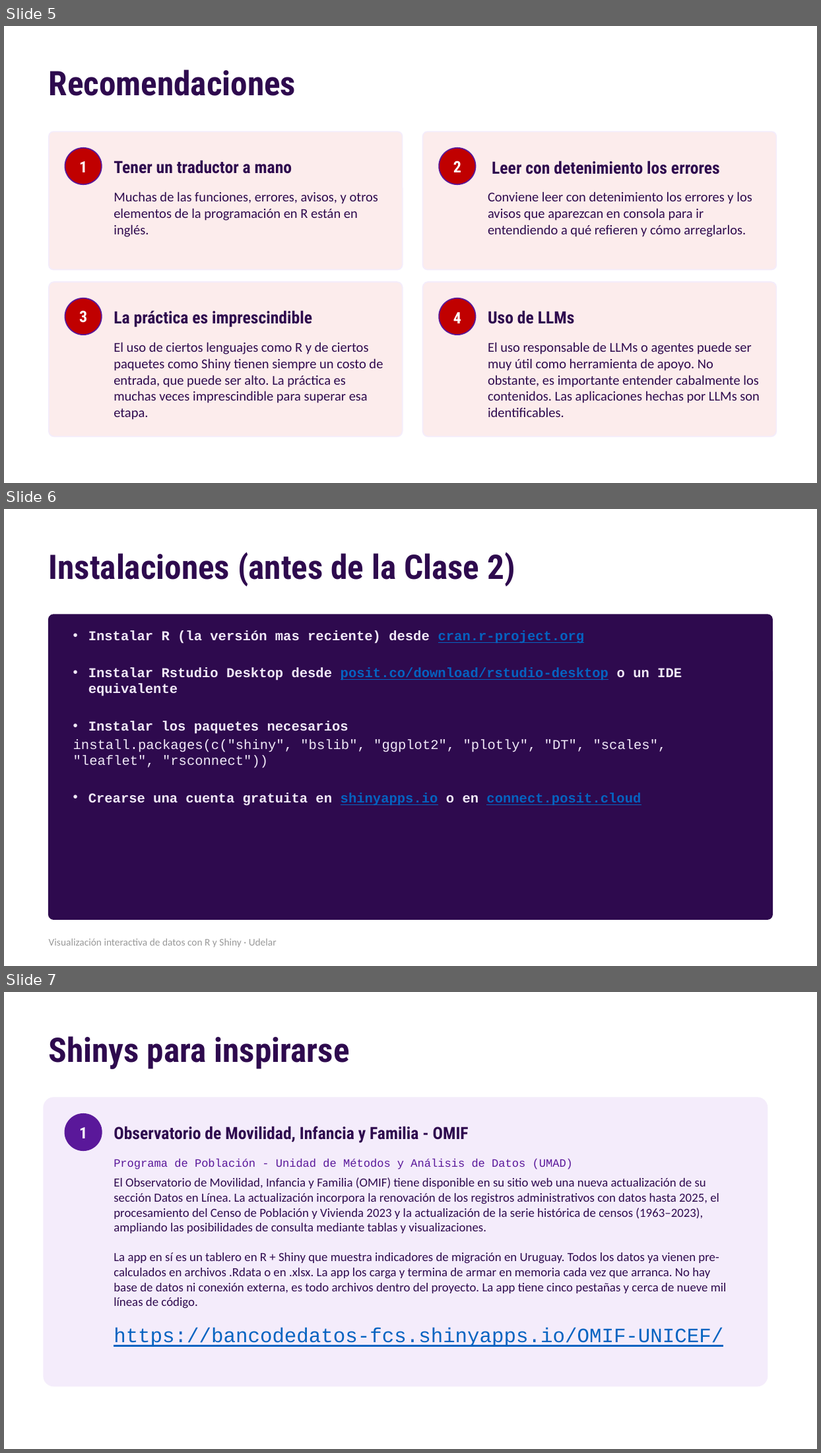
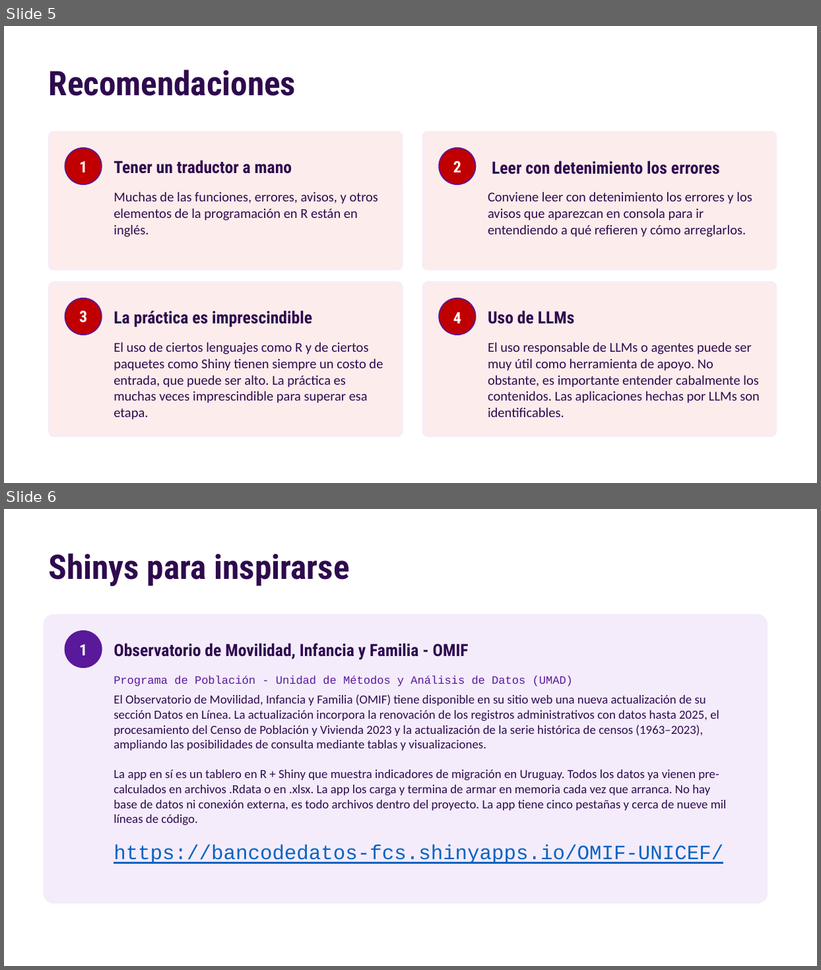
Before and after one commit to nahura99/visualizacion_datos_shiny, a slide deck: clase1/clase1.pptx. Shown one above the other, each under a label of ours: slides 5, 6 and 7 before the commit, slides 5 and 6 after it. The pictures are 821x1453 and 821x970 pixels, drawn with LibreOffice and Linux fonts; fonts in the diff are those of the drawing. Boxes give left, top, right and bottom in pixels: in the first picture for what was removed or moved away, otherwise in the second. Text is boxed around its words. In the diff, an @@ line names an element or a change of style, - is before the commit and + after.

Commit message:
Reestructurar el curso en 7 clases y una Clase Extra
- Clase 1 junta la presentación y la nivelación de la vieja 1b. La app de la
  tabla pasa al estilo del curso y se suma primeros_pasos.R.
- Clase 7 junta estética y navegación con la app final y su publicación.
  Queda solo la app final, con datos/ y deploy.R.
- revisor_corpus pasa a ser la Clase Extra (clase_extra.pptx).
- Se borran clase1b, clase8 y los PDF viejos.
- README, datos/README.md y preparar_elecciones_2024.R con la nueva numeración.

```diff
--- a/clase1/clase1.pptx
+++ b/clase1/clase1.pptx
@@ slide 6 removed at bbox=[4, 509, 817, 966], background #FFFFFF @@
@@ text removed at bbox=[49, 552, 515, 586] @@
-Instalaciones (antes de la Clase 2)
@@ rounded rectangle removed at bbox=[49, 615, 772, 920] @@
@@ text removed at bbox=[73, 630, 682, 806] @@
-• Instalar R (la versión mas reciente) desde cran.r-project.org
-• Instalar Rstudio Desktop desde posit.co/download/rstudio-desktop o un IDE equivalente
-• Instalar los paquetes necesarios
-install.packages(c("shiny", "bslib", "ggplot2", "plotly", "DT", "scales", "leaflet", "rsconnect"))
-• Crearse una cuenta gratuita en shinyapps.io o en connect.posit.cloud
@@ text removed at bbox=[49, 939, 277, 947] @@
-Visualización interactiva de datos con R y Shiny · Udelar
@@ what was slide 7 is now slide 6 @@
```
Also in this commit, not shown: 5 slides changed, 8 slides added, 23 other files.
